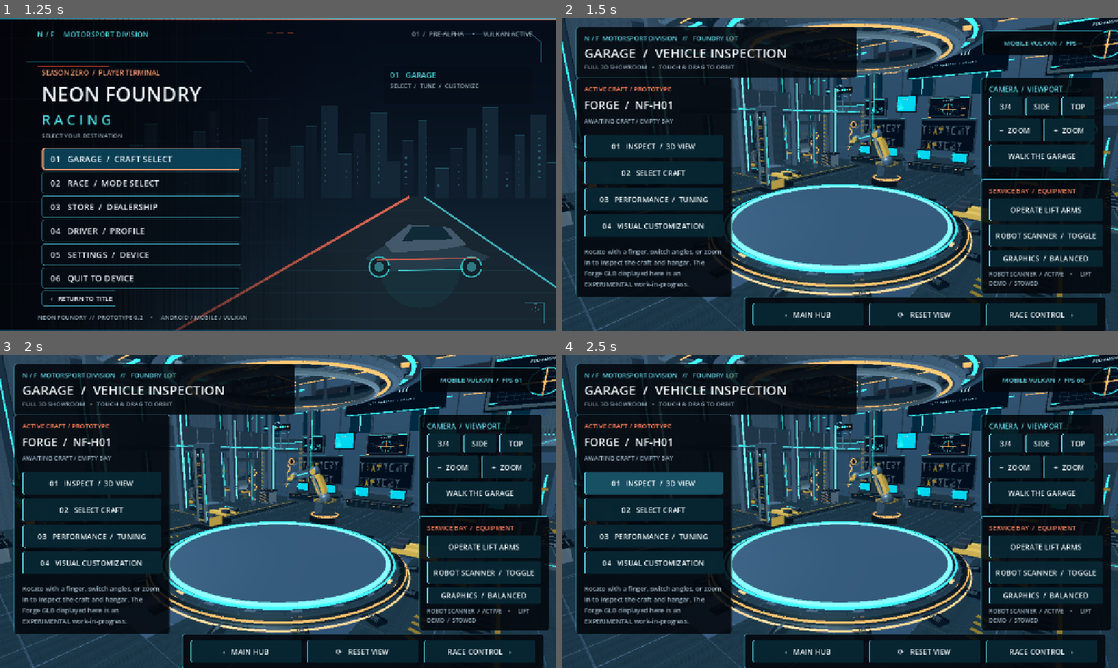
Above: before the commit, frames 1-4 (two rows, left to right).
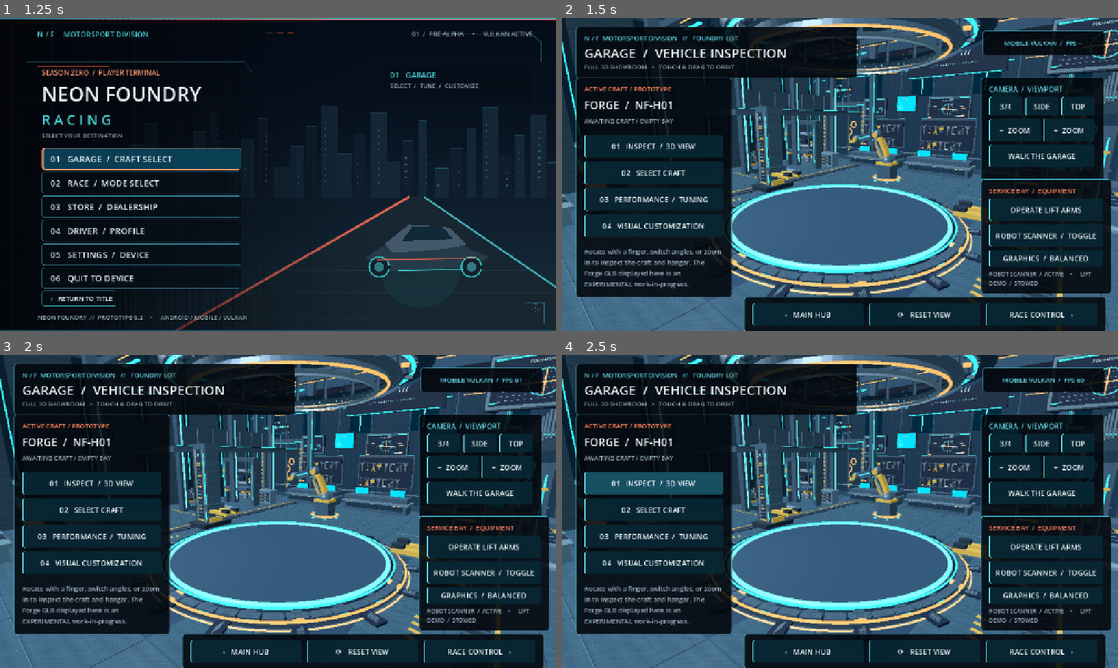
Above: after the commit, the same moments.

Repository: tpylman90-ctrl/NeonFoundry-Racing
Game: Godot game, scene res://scenes/title_menu.tscn
The game is run twice, just before and just after one commit, with the same random seed, the same clock (stepped at 60 frames per second) and the same inputs.
Inputs:
- Up to frame 1 (1.25 s): click "›› ENTER THE FOUNDRY" at 0.5 s
- Up to frame 2 (1.5 s): click "01 GARAGE / CRAFT SELECT" at 1.25 s
- Up to frame 3 (2 s): no input
- Up to frame 4 (2.5 s): click "01 INSPECT / 3D VIEW" at 2 s

Frame 1 is identical in both runs. In frame 2, 22% of the frame differs, in the area x 0-100%, y 0-100%; in frame 3, 22%; in frame 4, 22%.
Error after the commit: Trying to assign an array of type "Array" to a variable of type "Array[Vector3]". (res://scripts/garage_workshop.gd:269)

Commit message:
Correct Godot clockwise workbench faces, UV winding and restrained powder-coated PBR textures

Diff:
--- a/game/scripts/garage_workshop.gd
+++ b/game/scripts/garage_workshop.gd
@@ -20,6 +20,7 @@
 const GLASS := "glass"
 const TREAD := "tread"
 const WEAR := "wear"
+const BENCH := "bench"
 
 var _tools: Dictionary = {}
 var _materials: Dictionary = {}
@@ -116,7 +117,8 @@
 		SILVER: _material(Color("becbd1"), 0.73, 0.29),
 		GLASS: _material(Color("244657"), 0.54, 0.28),
 		TREAD: _material(Color("7c8892"), 0.55, 0.67),
-		WEAR: _material(Color("828b95"), 0.36, 0.70)
+		WEAR: _material(Color("5a7280"), 0.28, 0.62),
+		BENCH: _material(Color("566b75"), 0.21, 0.55)
 	}
 
 	# Physically textured-looking surfaces without runtime texture downloads.
@@ -126,13 +128,17 @@
 		mat.albedo_texture = _create_microtexture(17 if material_id == FLOOR else 53,
 			material_id == FLOOR)
 	_apply_cc0_pbr()
+	# Most base metals remain solid color or subtly stippled; this reduces
+	# conspicuous repeated noise that was previously inherited from
+	# distressed photo materials and preserves the new 70-90 FPS response.
 
 func _apply_cc0_pbr() -> void:
-	# Function-driven material assignments: damaged paint only on worn equipment,
-	# diamond plate only on actual tread, not across structural cylinders.
+	# Apply CC0 maps only to surfaces that can use the source texture
+	# predictably. Broad painted structural surfaces use authored powder
+	# coat colors and subtle local microtexture, not repeated chipped paint.
 	var ids: Dictionary = {
-		STEEL: "clean", FLOOR: "clean", GRAPHITE: "clean",
-		TRIM: "clean", SILVER: "clean", TREAD: "deck", WEAR: "paint"
+		STEEL: "clean", TRIM: "clean",
+		SILVER: "clean", TREAD: "deck"
 	}
 	_pbr_surfaces.clear()
 	var mapped: int = 0
@@ -201,14 +207,16 @@
 func _add_quad(id: String, a: Vector3, b: Vector3, c: Vector3, d: Vector3, tiling: float = 1.0) -> void:
 	var tool: SurfaceTool = _tools[id]
 	var normal: Vector3 = (b - a).cross(c - a).normalized()
-	var vertices: Array[Vector3] = [a, b, c, a, c, d]
-	# Real-world scale UVs: seams, normals and roughness stay consistent
-	# across differently-sized floor panels, lift columns and tool cabinets.
+	var vertices: Array[Vector3] = [a, c, b, a, d, c]
+	# Godot treats clockwise triangles as front-facing. Our old (a,b,c)
+	# emission made the *inside* of boxes front-facing, although we supplied
+	# outward normals; this caused missing bench tops and misleading shading.
+	# Keep authored outward normals but reverse triangle winding and its UVs.
 	var u_size: float = clampf(a.distance_to(b) * 0.85 * tiling, 0.12, 28.0)
 	var v_size: float = clampf(a.distance_to(d) * 0.85 * tiling, 0.12, 28.0)
 	var uvs: Array[Vector2] = [
-		Vector2.ZERO, Vector2(u_size, 0), Vector2(u_size, v_size),
-		Vector2.ZERO, Vector2(u_size, v_size), Vector2(0, v_size)
+		Vector2.ZERO, Vector2(u_size, v_size), Vector2(u_size, 0),
+		Vector2.ZERO, Vector2(0, v_size), Vector2(u_size, v_size)
 	]
 	for i in range(6):
 		tool.set_normal(normal)
@@ -257,11 +265,15 @@
 		var center_bottom := from
 		var center_top := to
 		var tool: SurfaceTool = _tools[id]
-		for pts in [[center_bottom, from + cb, from + ca], [center_top, to + ca, to + cb]]:
+		for cap in range(2):
+			var pts: Array[Vector3] = (
+				[center_bottom, from + cb, from + ca] if cap == 0
+				else [center_top, to + ca, to + cb]
+			)
 			var p0: Vector3 = pts[0]
 			var p1: Vector3 = pts[1]
 			var p2: Vector3 = pts[2]
-			tool.set_normal((p1 - p0).cross(p2 - p0).normalized())
+			tool.set_normal(-direction if cap == 0 else direction)
 			tool.set_uv(Vector2.ZERO)
 			tool.add_vertex(p0)
 			tool.set_uv(Vector2(1, 0))
@@ -285,7 +297,7 @@
 		var tool: SurfaceTool = _tools[id]
 		# Tangents are required for normal mapped procedural meshes.
 		# Generate them once, before commit, never during a rendered frame.
-		if id in [STEEL, FLOOR, GRAPHITE, TRIM, SILVER, TREAD, WEAR]:
+		if id in [STEEL, TRIM, SILVER, TREAD]:
 			tool.generate_tangents()
 		var mesh: ArrayMesh = tool.commit()
 		var node := MeshInstance3D.new()
@@ -483,9 +495,15 @@
 	# test monitors, drawers, rolling diagnostic carts, storage and spare turbines.
 	for x in [-7.2, 0.0, 7.2]:
 		var z := -15.3
-		_box(BLACK, Vector3(x, 0.93, z), Vector3(6.25, 0.18, 2.15))
+		# Thick continuous powder-coated worktop, with separate edge trim.
+		# The outward/upward face is now rendered properly by _add_quad().
+		_box(BENCH, Vector3(x, 0.93, z), Vector3(6.25, 0.18, 2.15))
 		_box(STEEL, Vector3(x, 0.74, z), Vector3(5.92, 1.45, 1.85))
 		_box(TRIM, Vector3(x, 1.04, z + 1.10), Vector3(6.25, 0.07, 0.13))
+		for bolt in range(7):
+			var fx: float = x - 2.75 + float(bolt) * 0.90
+			_box(SILVER, Vector3(fx, 1.032, z - 0.89),
+				Vector3(0.075, 0.017, 0.07))
 		for drawer in range(5):
 			_box(GRAPHITE, Vector3(x - 2.22 + float(drawer) * 1.1, 0.62, z + 0.96),
 				Vector3(1.0, 0.58, 0.08))
@@ -510,7 +528,7 @@
 		var x: float = location.x
 		var z: float = location.y
 		_box(WEAR, Vector3(x, 0.69, z), Vector3(1.85, 1.32, 1.15))
-		_box(BLACK, Vector3(x, 1.42, z), Vector3(2.0, 0.15, 1.34))
+		_box(BENCH, Vector3(x, 1.42, z), Vector3(2.0, 0.15, 1.34))
 		for i in range(5):
 			_box(GRAPHITE, Vector3(x, 0.32 + float(i) * 0.21, z + 0.595),
 				Vector3(1.62, 0.16, 0.047))
@@ -829,7 +847,7 @@
 	]:
 		var cx: float = float(spec["x"])
 		var cz: float = float(spec["z"])
-		_box(BLACK, Vector3(cx, 0.92, cz), Vector3(3.6, 0.19, 1.55))
+		_box(BENCH, Vector3(cx, 0.92, cz), Vector3(3.6, 0.19, 1.55))
 		_box(WEAR, Vector3(cx, 0.49, cz), Vector3(3.3, 0.90, 1.25))
 		for drawer in range(3):
 			var z: float = cz + 0.66
--- a/game/scripts/title_menu.gd
+++ b/game/scripts/title_menu.gd
@@ -59,6 +59,12 @@
 		_garage_page.set("_walk_position", Vector3(-11.5, 1.85, 8.8))
 		_garage_page.set("_walk_yaw", -0.38)
 		_capture_screen("NeonFoundry-WorkshopWalk.png", "garage")
+	elif "--capture-workbench" in OS.get_cmdline_user_args():
+		_open_section("garage")
+		_garage_page.call("_toggle_walk")
+		_garage_page.set("_walk_position", Vector3(-4.0, 1.75, -10.9))
+		_garage_page.set("_walk_yaw", 0.12)
+		_capture_screen("NeonFoundry-WorkbenchQC.png", "garage")
 	elif "--capture-store" in OS.get_cmdline_user_args():
 		_open_section("store")
 		_capture_screen("NeonFoundry-Store.png", "module")
--- a/game/tests/menu_smoke_test.gd
+++ b/game/tests/menu_smoke_test.gd
@@ -41,6 +41,25 @@
 	var workshop: Node3D = menu.get_node("ImmersiveGarage/Garage3D/GarageViewport/FoundryLot/LiveWorkshopEquipment")
 	assert(workshop != null)
 	assert(workshop.get_node("Batched_steel") != null)
+	assert(workshop.get_node("Batched_bench") != null)
+	# Isolated unit test for the original bench-top bug: Godot is CW.
+	# For the top face, the cross product must oppose the UP normal.
+	var box_probe := SurfaceTool.new()
+	box_probe.begin(Mesh.PRIMITIVE_TRIANGLES)
+	var old_black_tool: SurfaceTool = workshop._tools["black"]
+	workshop._tools["black"] = box_probe
+	workshop._box("black", Vector3.ZERO, Vector3.ONE)
+	var probe_arrays: Array = box_probe.commit_to_arrays()
+	workshop._tools["black"] = old_black_tool
+	var probe_vertices: PackedVector3Array = probe_arrays[Mesh.ARRAY_VERTEX]
+	var probe_normals: PackedVector3Array = probe_arrays[Mesh.ARRAY_NORMAL]
+	assert(probe_vertices.size() == 36)
+	var upper: int = 12
+	var cross_normal: Vector3 = (
+		probe_vertices[upper + 1] - probe_vertices[upper]
+	).cross(probe_vertices[upper + 2] - probe_vertices[upper])
+	assert(cross_normal.dot(Vector3.UP) < -0.99)
+	assert(probe_normals[upper].dot(Vector3.UP) > 0.99)
 	assert(workshop.get_node("ArticulatedServiceRobot") != null)
 	var diagnostic_labels: Array[Node] = workshop.find_children("*", "Label3D", true, false)
 	assert(diagnostic_labels.size() >= 12)
@@ -52,6 +71,11 @@
 		assert(not material.normal_enabled)
 		assert(material.normal_texture != null)
 		assert(steel_mesh.mesh.surface_get_format(0) & Mesh.ARRAY_FORMAT_TANGENT != 0)
+	# Ensure bench tops and painted metal no longer sample oversized rust.
+	var worktop: MeshInstance3D = workshop.get_node("Batched_bench") as MeshInstance3D
+	assert((worktop.material_override as StandardMaterial3D).albedo_texture == null)
+	var cabinets: MeshInstance3D = workshop.get_node("Batched_wear") as MeshInstance3D
+	assert((cabinets.material_override as StandardMaterial3D).albedo_texture == null)
 	var imported_cc0: String = "res://assets/garage/kenney_factory/machine-window.obj"
 	if ResourceLoader.exists(imported_cc0):
 		assert(workshop.get_node_or_null("Kenney_machine_window") != null)
Not shown, changed: docs/MENU_FLOW.md
